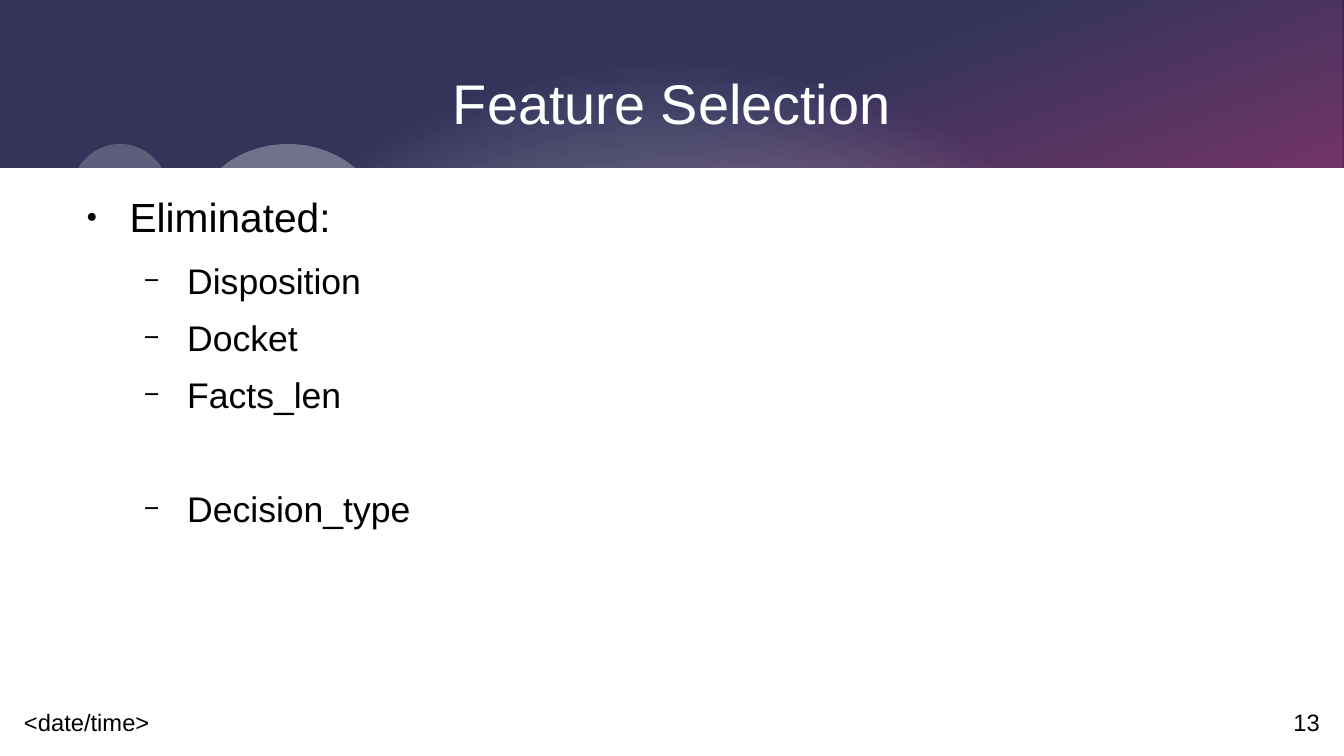
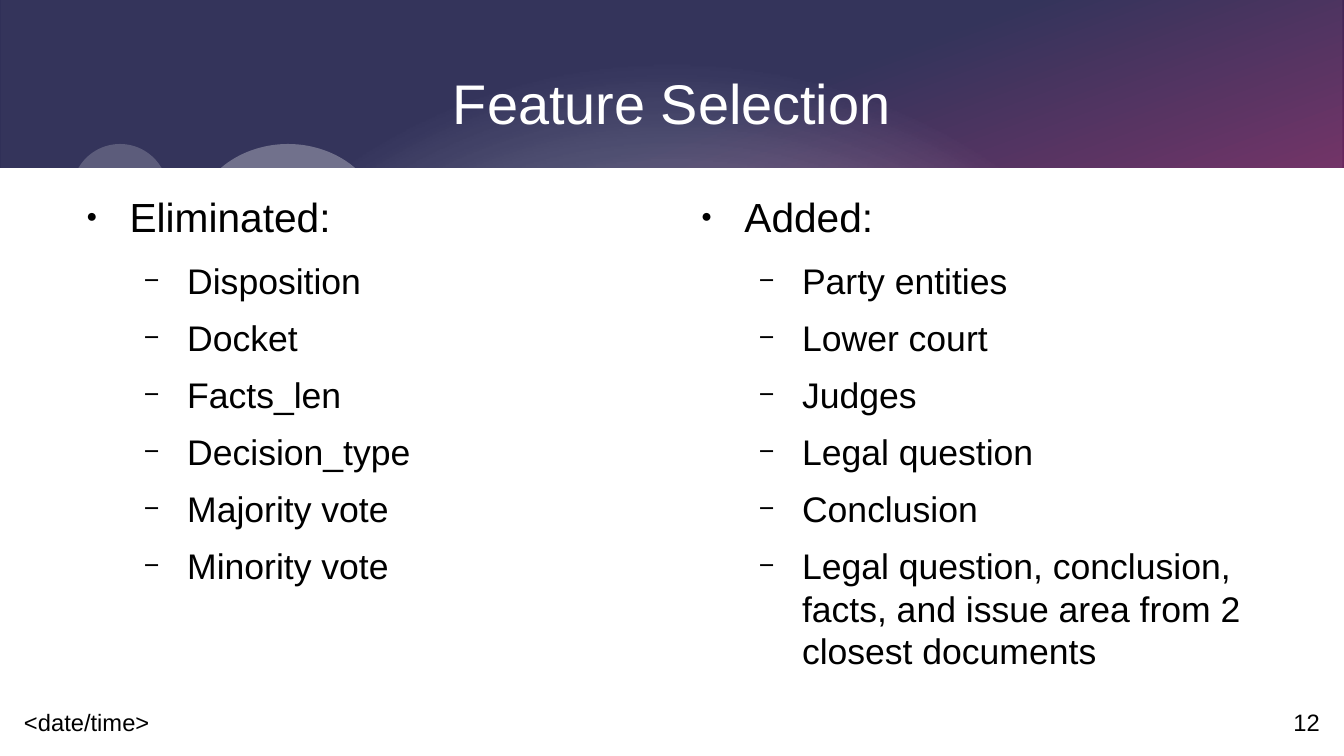
Before and after one commit to RMLanders/filevine_casestudy, a slide deck: slide 12 of presentation.odp (slide 13 before the commit). Drawn at 1344x756 pixels with LibreOffice and Linux fonts; fonts in the diff are those of the drawing. Boxes give left, top, right and bottom in pixels: in the first picture for what was removed or moved away, otherwise in the second. Text is boxed around its words. In the diff, an @@ line names an element or a change of style, - is before the commit and + after.

```diff
--- a/presentation.odp
+++ b/presentation.odp
@@ text added at [744,202,1241,665], 21 pt, text #000000 @@
+● Added:
+  − Party entities
+  − Lower court
+  − Judges
+  − Legal question
+  − Conclusion
+  − Legal question, conclusion, facts, and issue area from 2 closest documents
@@ text at [187,496,388,586]: paragraphs added @@
+  − Majority vote
+  − Minority vote
@@ page number at [1293,714,1319,731]: text changed @@
-13
+12
```
Also in this commit, not shown: 5 other slides changed, 5 slides added, 3 slides removed, 2 other files.
